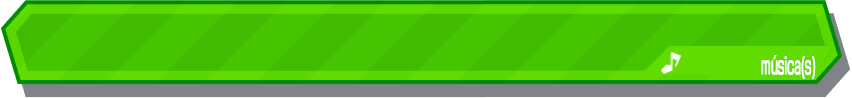
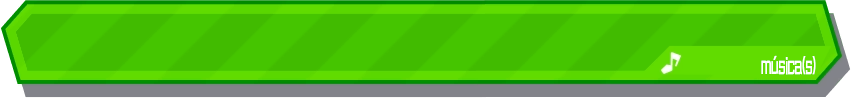
Layer changes from the first 852x98 image to the second:
added layer "música(s) V2 Resize" above "música(s)" over [761, 55, 816, 75]
hid "música(s)" over [761, 55, 816, 79]
